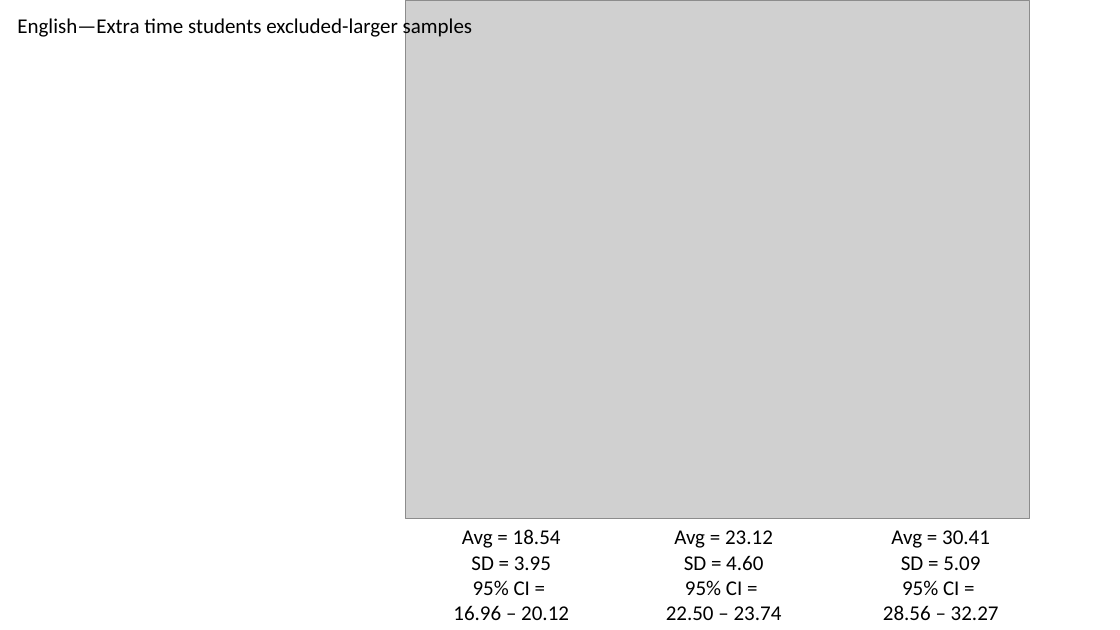
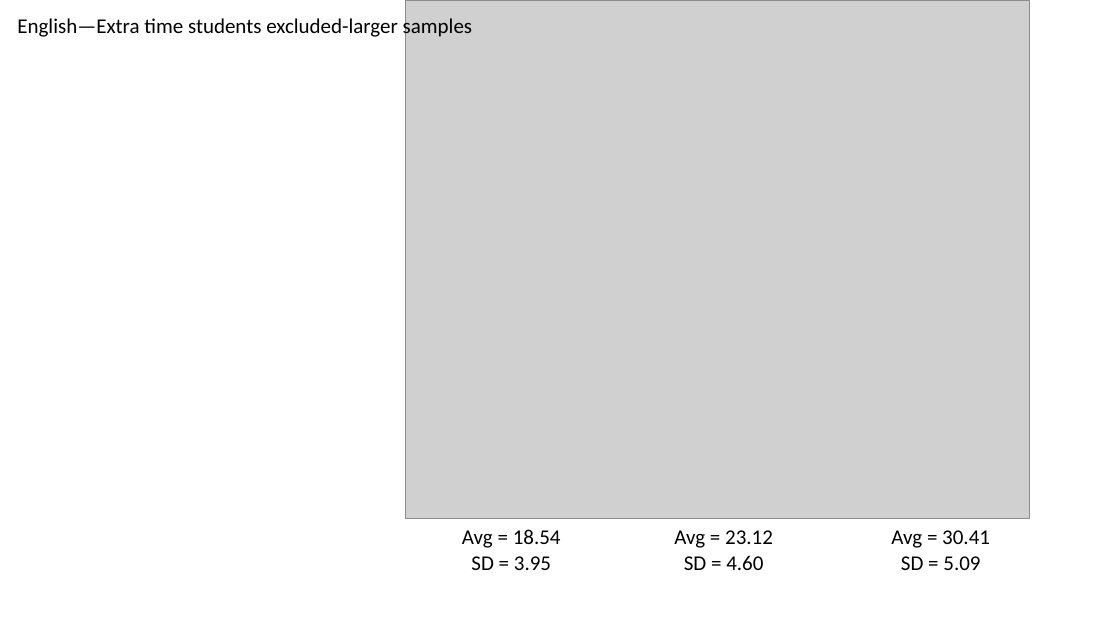
Before and after one commit to fyzhang18/Mindprint, a slide deck: slide 2 of ACT_Trees_R.pptx. Drawn at 1120x630 pixels with LibreOffice and Linux fonts; fonts in the diff are those of the drawing; grey boxes stand for pictures. Boxes give left, top, right and bottom in pixels: in the first picture for what was removed or moved away, otherwise in the second. Text is boxed around its words. In the diff, an @@ line names an element or a change of style, - is before the commit and + after.

```diff
--- a/ACT_Trees_R.pptx
+++ b/ACT_Trees_R.pptx
@@ text "Avg = 18.54": place and size @@
-text "Avg = 18.54" at (453,529,569,620)
+text "Avg = 18.54" at (462,529,561,570)
@@ text "Avg = 23.12": place and size @@
-text "Avg = 23.12" at (666,530,782,620)
+text "Avg = 23.12" at (674,530,773,570)
@@ text "Avg = 30.41": place and size @@
-text "Avg = 30.41" at (883,530,999,620)
+text "Avg = 30.41" at (891,530,990,570)
@@ text at (453,580,569,620): paragraphs removed @@
-95% CI =
-16.96 – 20.12
@@ text at (666,580,782,620): paragraphs removed @@
-95% CI =
-22.50 – 23.74
@@ text at (883,580,999,620): paragraphs removed @@
-95% CI =
-28.56 – 32.27
```
Also in this commit, not shown: 3 other slides changed, 35 other files.
